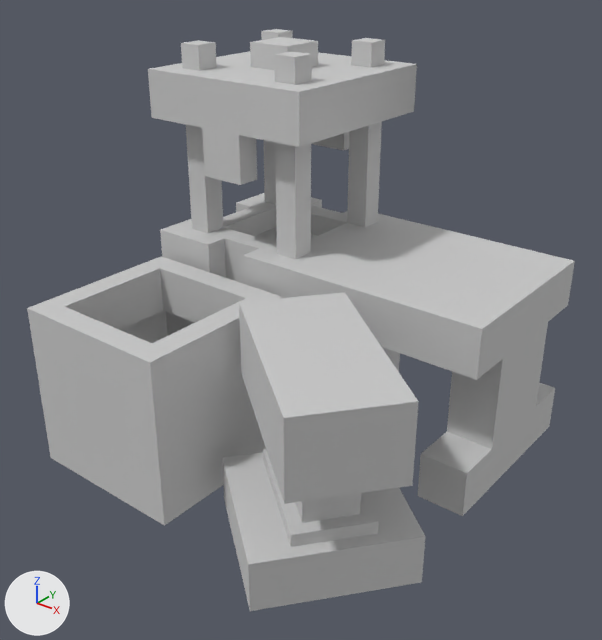
One commit to the OBJ model src/main/resources/assets/runic/models/block/rune_molder.obj: the scene before it, then after it.
Before and after are seen from a camera (50 mm lens) standing at (2.89, -3.47, 2.59) and looking at (0.6, -0.62, 0.82). The lights are fixed; the arrows at lower left show +X, +Y and +Z. Where no turn or scale is listed for an object, it has been applied to the vertices.

The first picture shows 'rune_molder'.
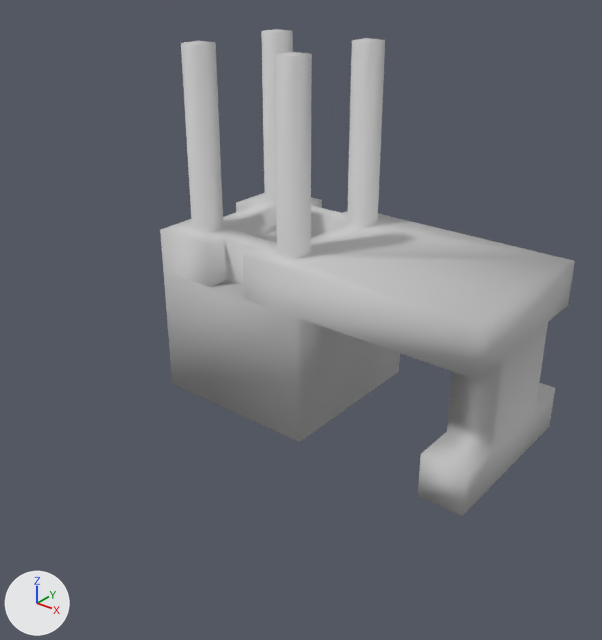
Location of each change, [x1, y1, x2, y2] in pixels of the pictures (602 x 640 px):
```json
{"object": "rune_molder", "change": "reshaped", "before": [27, 29, 575, 611], "after": [160, 29, 575, 516], "on screen": "24% narrower, 16% shorter"}
{"part": 1, "of": "me_rune_molder", "change": "deleted", "before": [27, 37, 425, 611]}
```

Edits to the scene script, one JSON object a line:
```json
{"block": "me_rune_molder", "where": "# used by ob_rune_molder; location = (0.0, 0.0, 0.0)"}
{"op": "remove", "block": "me_rune_molder", "code": "me_rune_molder.from_pydata(...)  # 178 vertices, 316 faces; spans x -0.5..1.6, y -1.59..0.5, z 0.0..2.0"}
{"op": "add", "block": "me_rune_molder", "code": "me_rune_molder.from_pydata(...)  # 90 vertices, 166 faces; spans x -0.5..1.5, y -0.5..0.5, z 0.0..2.0"}
{"block": "me_rune_molder", "change": "me_rune_molder part 1: 6 loose pieces with 88 vertices, spanning x -0.5..1.6, y -1.59..0.5, z 0.0..2.0, are deleted"}
{"block": "me_rune_molder", "change": "me_rune_molder part 2: the surface is now shaded smooth"}
```
